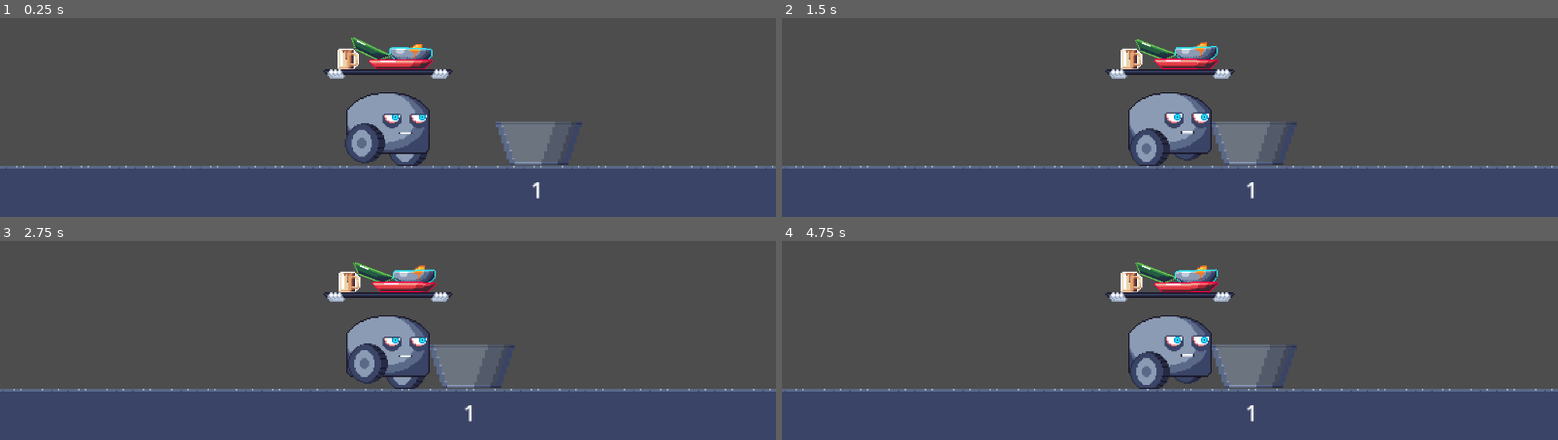
Above: before the commit, frames 1-4 (two rows, left to right).
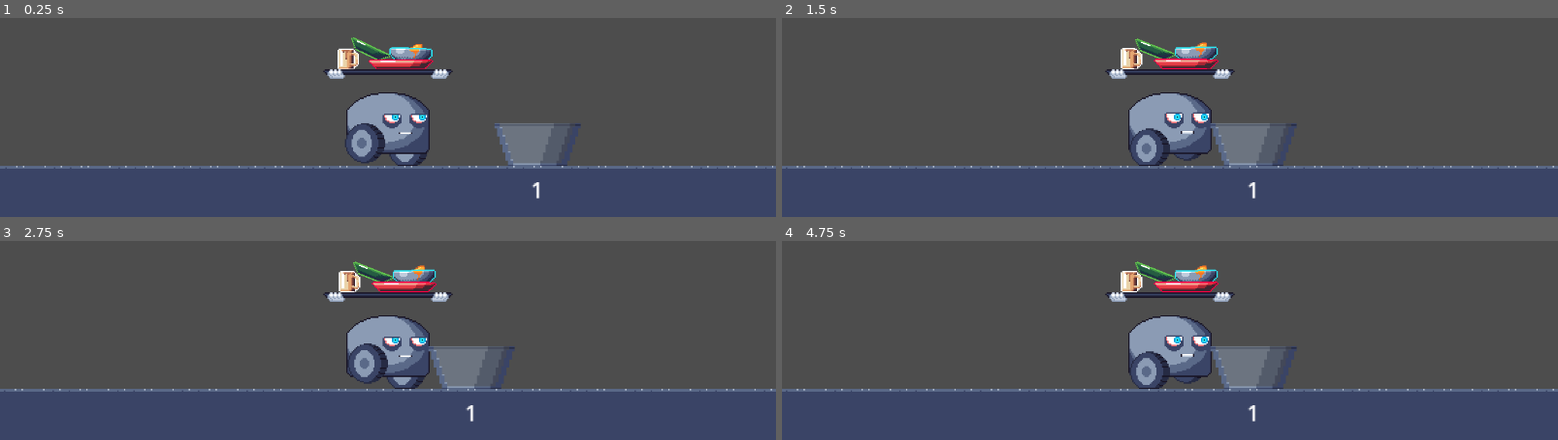
Above: after the commit, the same moments.

Repository: qntnt/alt_ctrl_jam
Game: Godot game, scene res://game_scene.tscn
The game is run twice, just before and just after one commit, with the same random seed, the same clock (stepped at 60 frames per second) and the same inputs.
Inputs (mouse positions are in pixels of both pictures, inside the frame that each line leads up to):
- Up to frame 1 (0.25 s): no input
- Up to frame 2 (1.5 s): tap Enter at 0.5 s; move the mouse to (outside the picture) at 0.52 s; click (outside the picture) at 0.67 s; drag from (1014, 21) to (1208, 121) at 1.27 s
- Up to frame 3 (2.75 s): move the mouse to (outside the picture) at 2.02 s; click (outside the picture) at 2.17 s
- Up to frame 4 (4.75 s): drag from (1131, 308) to (outside the picture) at 2.77 s; move the mouse to (1402, 288) at 3.52 s; click (1402, 288) at 3.67 s; drag from (outside the picture) to (outside the picture) at 4.27 s

The runs differ from the first frame. In frame 1, 0.3% of the frame differs, in the area x 63-75%, y 51-75%; in frame 2, 0.7%; in frame 3, 0.7%; in frame 4, 0.9%, in the area x 0-100%, y 10-91%.

Commit message:
Adjust bucket position local

Diff:
--- a/game_scene.tscn
+++ b/game_scene.tscn
@@ -52,7 +52,7 @@
 texture = ExtResource("7_cc41g")
 
 [node name="Bucket" parent="." instance=ExtResource("9_68ip7")]
-position = Vector2(83, -33)
+position = Vector2(114, -4)
 
 [node name="ScoreDisplay" type="Label" parent="."]
 offset_left = 90.0
--- a/nodes/bucket.tscn
+++ b/nodes/bucket.tscn
@@ -7,15 +7,17 @@
 script = ExtResource("1_5ksk7")
 
 [node name="CollisionPolygon2D" type="CollisionPolygon2D" parent="."]
+position = Vector2(-32, -28)
 polygon = PackedVector2Array(0, 0, 8, 32, 56, 32, 64, 0, 56, 0, 48, 24, 16, 24, 8, 0)
 
 [node name="interior" type="Area2D" parent="."]
+position = Vector2(-32, -28)
 
 [node name="CollisionPolygon2D" type="CollisionPolygon2D" parent="interior"]
 polygon = PackedVector2Array(8, 0, 16, 24, 48, 24, 56, 0)
 
 [node name="Bucket" type="Sprite2D" parent="."]
-position = Vector2(32, 16)
+position = Vector2(0, -12)
 texture = ExtResource("2_xyysp")
 
 [connection signal="body_entered" from="interior" to="." method="_on_interior_body_entered"]
--- a/nodes/robot.tscn
+++ b/nodes/robot.tscn
@@ -7,6 +7,57 @@
 [ext_resource type="AudioStream" uid="uid://of18vwprr3eh" path="res://music/Labatro_shortened.wav" id="5_2oyu0"]
 [ext_resource type="Script" path="res://nodes/input_controller.gd" id="6_780db"]
 [ext_resource type="Script" path="res://nodes/gameplay_area.gd" id="7_nuw8w"]
+
+[sub_resource type="Animation" id="Animation_c5f1u"]
+length = 0.8
+tracks/0/type = "value"
+tracks/0/imported = false
+tracks/0/enabled = true
+tracks/0/path = NodePath("../Tray/Sprite2D:region_rect")
+tracks/0/interp = 0
+tracks/0/loop_wrap = true
+tracks/0/keys = {
+"times": PackedFloat32Array(0, 0.1, 0.2, 0.3, 0.4, 0.5, 0.6, 0.7),
+"transitions": PackedFloat32Array(1, 1, 1, 1, 1, 1, 1, 1),
+"update": 0,
+"values": [Rect2(512, 0, 64, 56), Rect2(576, 0, 64, 56), Rect2(640, 0, 64, 56), Rect2(704, 0, 64, 56), Rect2(768, 0, 64, 56), Rect2(832, 0, 64, 56), Rect2(896, 0, 64, 56), Rect2(960, 0, 64, 56)]
+}
+tracks/1/type = "value"
+tracks/1/imported = false
+tracks/1/enabled = true
+tracks/1/path = NodePath("../Tray/Sprite2D:offset")
+tracks/1/interp = 0
+tracks/1/loop_wrap = true
+tracks/1/keys = {
+"times": PackedFloat32Array(0, 0.1, 0.2, 0.3, 0.4, 0.5, 0.6, 0.7),
+"transitions": PackedFloat32Array(1, 1, 1, 1, 1, 1, 1, 1),
+"update": 0,
+"values": [Vector2(0, 0), Vector2(0, 0), Vector2(0, 0), Vector2(0, 0), Vector2(0, 0), Vector2(0, 0), Vector2(0, 0), Vector2(0, 0)]
+}
+tracks/2/type = "value"
+tracks/2/imported = false
+tracks/2/enabled = true
+tracks/2/path = NodePath("Sprite2D:region_rect")
+tracks/2/interp = 0
+tracks/2/loop_wrap = true
+tracks/2/keys = {
+"times": PackedFloat32Array(0, 0.1, 0.2, 0.3, 0.4, 0.5, 0.6, 0.7),
+"transitions": PackedFloat32Array(1, 1, 1, 1, 1, 1, 1, 1),
+"update": 0,
+"values": [Rect2(512, 0, 64, 56), Rect2(576, 0, 64, 56), Rect2(640, 0, 64, 56), Rect2(704, 0, 64, 56), Rect2(768, 0, 64, 56), Rect2(832, 0, 64, 56), Rect2(896, 0, 64, 56), Rect2(960, 0, 64, 56)]
+}
+tracks/3/type = "value"
+tracks/3/imported = false
+tracks/3/enabled = true
+tracks/3/path = NodePath("Sprite2D:offset")
+tracks/3/interp = 0
+tracks/3/loop_wrap = true
+tracks/3/keys = {
+"times": PackedFloat32Array(0, 0.1, 0.2, 0.3, 0.4, 0.5, 0.6, 0.7),
+"transitions": PackedFloat32Array(1, 1, 1, 1, 1, 1, 1, 1),
+"update": 0,
+"values": [Vector2(0, 0), Vector2(0, 0), Vector2(0, 0), Vector2(0, 0), Vector2(0, 0), Vector2(0, 0), Vector2(0, 0), Vector2(0, 0)]
+}
 
 [sub_resource type="Animation" id="Animation_il4hy"]
 length = 0.8
@@ -46,57 +97,6 @@
 "transitions": PackedFloat32Array(1, 1, 1, 1, 1, 1, 1, 1),
 "update": 0,
 "values": [Rect2(0, 0, 64, 56), Rect2(64, 0, 64, 56), Rect2(128, 0, 64, 56), Rect2(192, 0, 64, 56), Rect2(256, 0, 64, 56), Rect2(320, 0, 64, 56), Rect2(384, 0, 64, 56), Rect2(448, 0, 64, 56)]
-}
-tracks/3/type = "value"
-tracks/3/imported = false
-tracks/3/enabled = true
-tracks/3/path = NodePath("Sprite2D:offset")
-tracks/3/interp = 0
-tracks/3/loop_wrap = true
-tracks/3/keys = {
-"times": PackedFloat32Array(0, 0.1, 0.2, 0.3, 0.4, 0.5, 0.6, 0.7),
-"transitions": PackedFloat32Array(1, 1, 1, 1, 1, 1, 1, 1),
-"update": 0,
-"values": [Vector2(0, 0), Vector2(0, 0), Vector2(0, 0), Vector2(0, 0), Vector2(0, 0), Vector2(0, 0), Vector2(0, 0), Vector2(0, 0)]
-}
-
-[sub_resource type="Animation" id="Animation_c5f1u"]
-length = 0.8
-tracks/0/type = "value"
-tracks/0/imported = false
-tracks/0/enabled = true
-tracks/0/path = NodePath("../Tray/Sprite2D:region_rect")
-tracks/0/interp = 0
-tracks/0/loop_wrap = true
-tracks/0/keys = {
-"times": PackedFloat32Array(0, 0.1, 0.2, 0.3, 0.4, 0.5, 0.6, 0.7),
-"transitions": PackedFloat32Array(1, 1, 1, 1, 1, 1, 1, 1),
-"update": 0,
-"values": [Rect2(512, 0, 64, 56), Rect2(576, 0, 64, 56), Rect2(640, 0, 64, 56), Rect2(704, 0, 64, 56), Rect2(768, 0, 64, 56), Rect2(832, 0, 64, 56), Rect2(896, 0, 64, 56), Rect2(960, 0, 64, 56)]
-}
-tracks/1/type = "value"
-tracks/1/imported = false
-tracks/1/enabled = true
-tracks/1/path = NodePath("../Tray/Sprite2D:offset")
-tracks/1/interp = 0
-tracks/1/loop_wrap = true
-tracks/1/keys = {
-"times": PackedFloat32Array(0, 0.1, 0.2, 0.3, 0.4, 0.5, 0.6, 0.7),
-"transitions": PackedFloat32Array(1, 1, 1, 1, 1, 1, 1, 1),
-"update": 0,
-"values": [Vector2(0, 0), Vector2(0, 0), Vector2(0, 0), Vector2(0, 0), Vector2(0, 0), Vector2(0, 0), Vector2(0, 0), Vector2(0, 0)]
-}
-tracks/2/type = "value"
-tracks/2/imported = false
-tracks/2/enabled = true
-tracks/2/path = NodePath("Sprite2D:region_rect")
-tracks/2/interp = 0
-tracks/2/loop_wrap = true
-tracks/2/keys = {
-"times": PackedFloat32Array(0, 0.1, 0.2, 0.3, 0.4, 0.5, 0.6, 0.7),
-"transitions": PackedFloat32Array(1, 1, 1, 1, 1, 1, 1, 1),
-"update": 0,
-"values": [Rect2(512, 0, 64, 56), Rect2(576, 0, 64, 56), Rect2(640, 0, 64, 56), Rect2(704, 0, 64, 56), Rect2(768, 0, 64, 56), Rect2(832, 0, 64, 56), Rect2(896, 0, 64, 56), Rect2(960, 0, 64, 56)]
 }
 tracks/3/type = "value"
 tracks/3/imported = false
Not shown: 1 places in game_scene.tscn that only renumber resources
